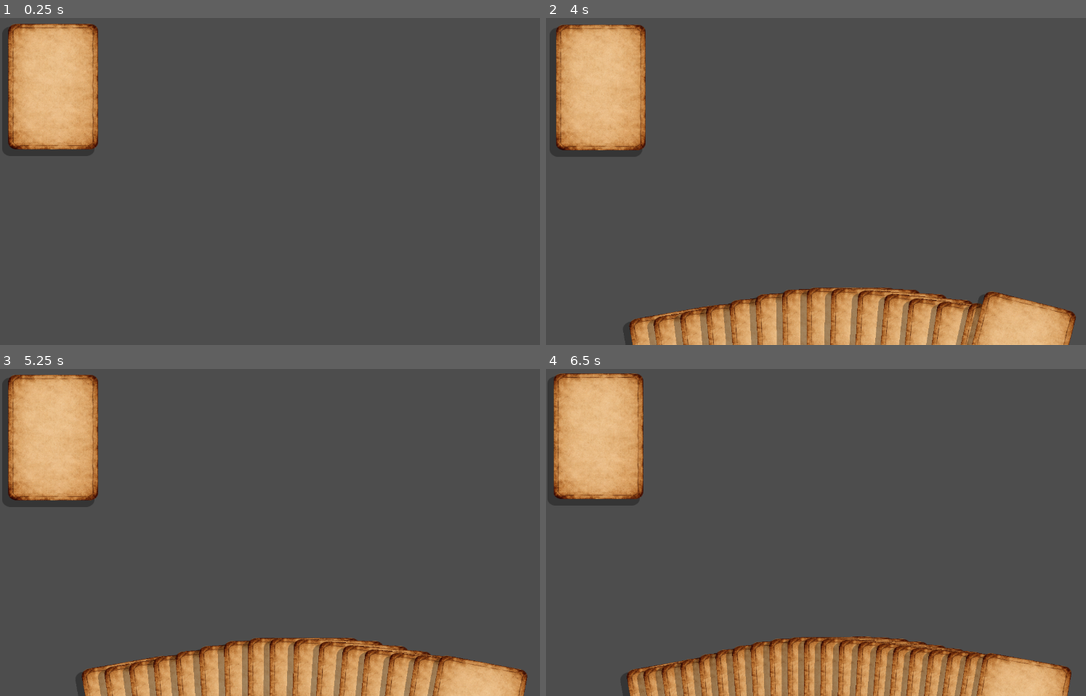
Above: before the commit, frames 1-4 (two rows, left to right).
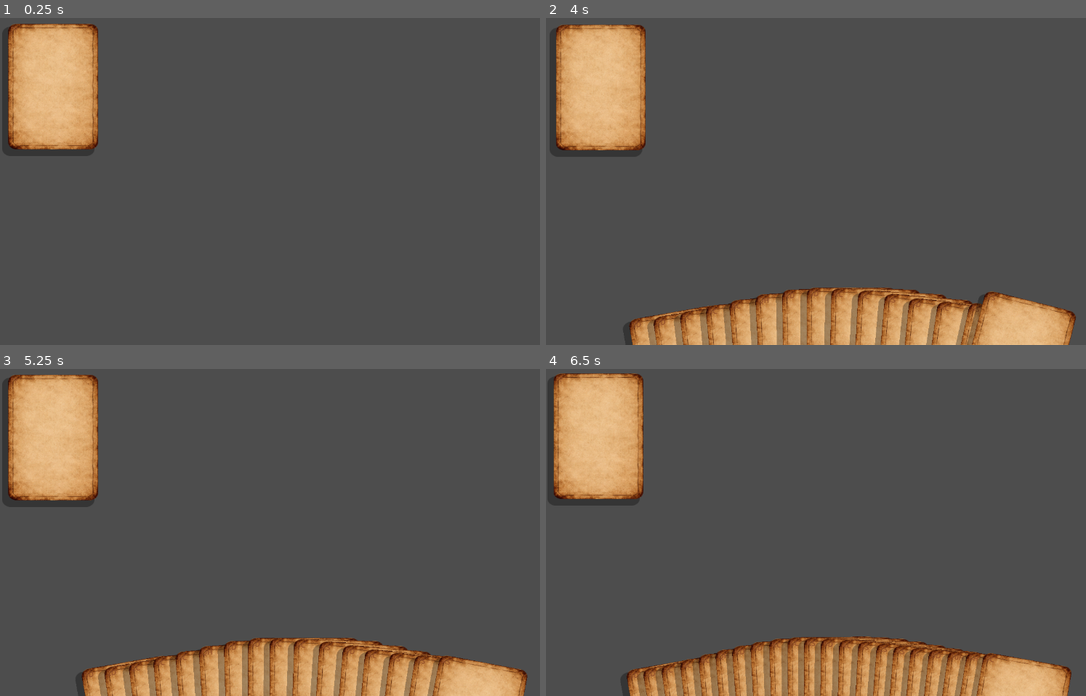
Above: after the commit, the same moments.

Repository: FooFootheGoon/balatro-style-cards
Game: Godot game, scene res://scenes/table.tscn
The game is run twice, just before and just after one commit, with the same random seed, the same clock (stepped at 60 frames per second) and the same inputs. The project has no main scene, so this scene is started directly.
Inputs (mouse positions are in pixels of both pictures, inside the frame that each line leads up to):
- Up to frame 1 (0.25 s): no input
- Up to frame 2 (4 s): tap Enter at 0.5 s; move the mouse to (967, 165) at 0.52 s; hold [ (Draw) 0.53-1.28 s; tap = (DrawMany) at 0.8, 1.35, 2.3 s; move the mouse to (718, 197) at 1.27 s; tap [ (Draw) at 1.55, 2.85 s; move the mouse to (897, 109) at 2.02 s; hold ] (Discard) 2.03-2.78 s; move the mouse to (805, 246) at 2.77 s; move the mouse to (1010, 230) at 3.52 s; hold = (DrawMany) from 3.53 s (still down)
- Up to frame 3 (5.25 s): move the mouse to (118, 483) at 4.27 s; release = (DrawMany) at 4.28 s; click (118, 483) at 4.35 s; tap [ (Draw) at 4.55 s; move the mouse to (318, 532) at 5.02 s; hold [ (Draw) from 5.03 s (still down)
- Up to frame 4 (6.5 s): tap = (DrawMany) at 5.3, 5.85 s; move the mouse to (751, 450) at 5.77 s; release [ (Draw) at 5.78 s; tap [ (Draw) at 6.05 s

The runs differ from the first frame. In frame 1, less than 0.1% of the frame differs, in the area x 2-4%, y 2-5%; in frame 2, less than 0.1%; in frame 3, less than 0.1%; in frame 4, less than 0.1%, in the area x 1-83%, y 2-95%.

Commit message:
Added card suit metadata.

Diff:
--- a/scenes/card.tscn
+++ b/scenes/card.tscn
@@ -53,5 +53,15 @@
 scale = Vector2(1.03, 1.03)
 texture = ExtResource("2_ktuci")
 
+[node name="CornerLabel" type="Label" parent="Visual"]
+layout_mode = 0
+offset_left = 12.0
+offset_top = 10.0
+offset_right = 52.0
+offset_bottom = 33.0
+theme_override_colors/font_color = Color(0.5663235, 0.29908538, 0.15742427, 1)
+theme_override_colors/font_outline_color = Color(0, 0, 0, 1)
+text = "??"
+
 [connection signal="mouse_entered" from="." to="." method="_on_mouse_entered"]
 [connection signal="mouse_exited" from="." to="." method="_on_mouse_exited"]
--- a/scripts/card.gd
+++ b/scripts/card.gd
@@ -4,6 +4,10 @@
 @onready var visual: Control = $Visual
 @onready var face: Sprite2D = $Visual/Face
 @onready var shadow: Sprite2D = $Visual/Face/Shadow
+@onready var corner_label: Label = get_node_or_null("Visual/CornerLabel") as Label
+
+const _RANK_STR := ["A","2","3","4","5","6","7","8","9","10","J","Q","K"]
+const _SUIT_STR := ["C","D","H","S"] # or ["♣","♦","♥","♠"]
 
 var shadow_offset: Vector2 = Vector2(-12, 12)
 var mouse_in: bool = false
@@ -34,6 +38,7 @@
 var vel_tilt_max_deg: float = 9.0
 var vel_tilt_deg_per_speed: float = 0.008
 var vel_tilt_lerp_speed: float = 18.0
+var card_id: int = -1
 
 @export var vel_debug: bool = false
 
@@ -69,6 +74,8 @@
 	tilt_last_pos = global_position
 	print("[CARD] shadow offset=", shadow.position)
 	print("[CARD] ready size=", size, " pivot=", pivot_offset)
+	if card_id < 0 and has_meta("card_id"):
+		set_card_id(int(get_meta("card_id")))
 
 func _fit_face() -> void:
 	if face.texture == null:
@@ -232,3 +239,20 @@
 
 func set_dealing(value: bool) -> void:
 	is_dealing = value
+
+func set_card_id(id: int) -> void:
+	card_id = id
+	var txt := _card_id_to_text(card_id)
+	if corner_label != null:
+		corner_label.text = txt
+	print("[CARD_ID] set id=", card_id, " txt=", txt)
+
+func get_card_id() -> int:
+	return card_id
+
+func _card_id_to_text(id: int) -> String:
+	var rank: int = id % 13
+	var suit: int = int(id / 13)
+	if suit < 0 or suit >= 4 or rank < 0 or rank >= 13:
+		return "??"
+	return _RANK_STR[rank] + _SUIT_STR[suit]
--- a/scripts/table.gd
+++ b/scripts/table.gd
@@ -9,6 +9,8 @@
 @export var parallax_max_px: float = 10.0
 @export var parallax_lerp_speed: float = 7.0
 @onready var anchor: Node2D = get_node_or_null(anchor_path) as Node2D
+@onready var hand: Control = get_node(hand_path) as Control
+@onready var deck_visual: Control = get_node(deck_visual_path) as Control
 
 var _anchor_base_pos: Vector2 = Vector2.ZERO
 var _anchor_base_set: bool = false
@@ -16,8 +18,8 @@
 var discard: Array[int] = []
 var _is_dealing: bool = false
 
-@onready var hand: Control = get_node(hand_path) as Control
-@onready var deck_visual: Control = get_node(deck_visual_path) as Control
+const _RANK_STR := ["A","2","3","4","5","6","7","8","9","10","J","Q","K"]
+const _SUIT_STR := ["♣","♦","♥","♠"]
 
 func _ready() -> void:
 	_build_deck()
@@ -27,10 +29,18 @@
 func _build_deck() -> void:
 	deck.clear()
 	discard.clear()
-	for i in range(starting_deck_size):
-		deck.append(0)
-	deck.shuffle()
-	print("[DECK] built+shuffled count=", deck.size())
+	# Standard 52-card deck: id = suit * 13 + rank
+	# suit: 0..3, rank: 0..12
+	var full: Array[int] = []
+	for suit in range(4):
+		for rank in range(13):
+			full.append((suit * 13) + rank)
+	full.shuffle()
+	# Keep your existing "starting_deck_size" as a test knob.
+	var n: int = clampi(starting_deck_size, 0, full.size())
+	for i in range(n):
+		deck.append(full[i])
+	print("[DECK] built+shuffled count=", deck.size(), " top5=", _debug_top_cards(5))
 
 func _disable_deck_visual_interaction() -> void:
 	if deck_visual == null:
@@ -103,6 +113,8 @@
 	c.scale = Vector2.ONE * 0.90
 	c.z_index = 1000
 	c.set_meta("card_id", id)
+	if c.has_method("set_card_id"):
+		c.call("set_card_id", id)
 	var count: int = hand.get_child_count()
 	var index: int = count - 1
 	var layout: Dictionary = hand.call("get_layout_for_index", index, count)
@@ -222,6 +234,8 @@
 		c.scale = Vector2.ONE * 0.90
 		c.z_index = 1000 + i
 		c.set_meta("card_id", id)
+		if c.has_method("set_card_id"):
+			c.call("set_card_id", id)
 		new_cards.append(c)
 		var idx: int = start_count + i
 		var lay: Dictionary = hand.call("get_layout_for_index", idx, final_count)
@@ -314,3 +328,17 @@
 	if hand != null and not _is_dealing:
 		hand.call("update_cards")
 		print("[DECK_FIX] settle_hand")
+
+func _card_id_to_text(id: int) -> String:
+	var rank: int = id % 13
+	var suit: int = int(id / 13)
+	if suit < 0 or suit >= 4 or rank < 0 or rank >= 13:
+		return "??"
+	return _RANK_STR[rank] + _SUIT_STR[suit]
+
+func _debug_top_cards(amount: int) -> String:
+	var n: int = mini(amount, deck.size())
+	var out: Array[String] = []
+	for i in range(n):
+		out.append(_card_id_to_text(deck[deck.size() - 1 - i]))
+	return ",".join(out)
